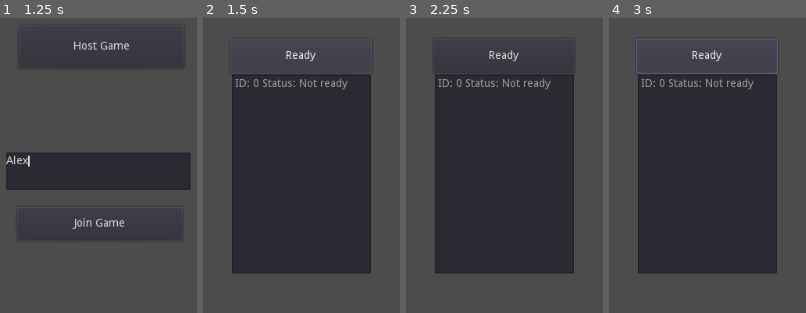
Above: before the commit, frames 1-4 (left to right).
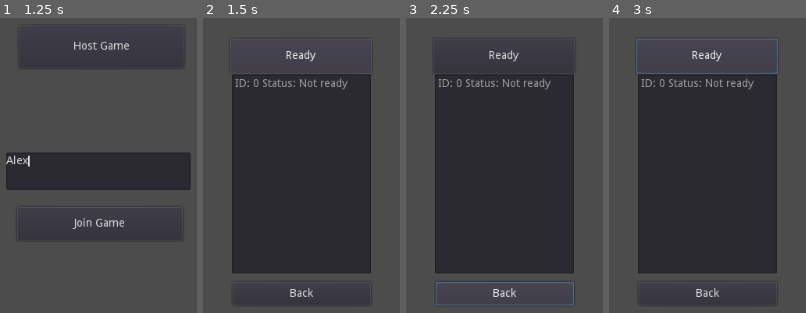
Above: after the commit, the same moments.

Repository: ikergyo/godot-network-abstraction
Game: Godot game, scene res://Scenes/Lobby.tscn
Two runs of this game, one before a commit and one after it. Both use one fixed random seed, a clock stepped at 60 frames per second and the inputs below.
Inputs (mouse positions are in pixels of both pictures, inside the frame that each line leads up to):
- Up to frame 1 (1.25 s): click (98, 171) at 0.52 s; type "Alex" at 0.6 s
- Up to frame 2 (1.5 s): click "Host Game" at 1.25 s
- Up to frame 3 (2.25 s): click (504, 295) at 2 s, where only the run after the commit has a clickable "Back"
- Up to frame 4 (3 s): click "Ready" at 2.75 s

Frame 1 is identical in both runs. In frame 2, 0.4% of the frame differs, in the area x 18-82%, y 91-97%; in frame 3, 0.5%, in the area x 15-86%, y 89-98%; in frame 4, 0.4%.
Error after the commit: Attempt to call function 'close_connection' in base 'null instance' on a null instance. (res://Scripts/Lobby.gd:172)

Commit message:
Playscene loading is working

Diff:
--- a/Scenes/Lobby.tscn
+++ b/Scenes/Lobby.tscn
@@ -72,6 +72,14 @@
 margin_top = 46.0
 margin_right = 180.0
 margin_bottom = 301.0
+
+[node name="BackButton" type="Button" parent="LobbyMenu/InLobbyPanel"]
+margin_left = 3.3241
+margin_top = 312.466
+margin_right = 180.324
+margin_bottom = 342.466
+text = "Back"
 [connection signal="pressed" from="LobbyMenu/LobbyStartPanel/HostButton" to="." method="_on_HostButton_pressed"]
 [connection signal="pressed" from="LobbyMenu/LobbyStartPanel/JoinButton" to="." method="_on_JoinButton_pressed"]
 [connection signal="pressed" from="LobbyMenu/InLobbyPanel/ReadyButton" to="." method="_on_ReadyButton_pressed"]
+[connection signal="pressed" from="LobbyMenu/InLobbyPanel/BackButton" to="." method="_on_BackButton_pressed"]
--- a/Scenes/PlayScene.tscn
+++ b/Scenes/PlayScene.tscn
@@ -1,6 +1,10 @@
-[gd_scene format=2]
+[gd_scene load_steps=2 format=2]
+
+[ext_resource path="res://Scripts/PlayersList.gd" type="Script" id=1]
 
 [node name="Play" type="Node2D"]
+script = ExtResource( 1 )
+playerListPath = NodePath("PlayersContainer/PlayerScoll/PlayersList")
 
 [node name="MenuOne" type="Panel" parent="."]
 margin_left = 63.0
--- a/Scenes/Player.tscn
+++ b/Scenes/Player.tscn
@@ -1,13 +1,18 @@
-[gd_scene format=2]
+[gd_scene load_steps=2 format=2]
+
+[ext_resource path="res://Scripts/PlayerController.gd" type="Script" id=1]
 
 [node name="Player" type="Panel"]
 margin_top = 151.0
 margin_right = 245.0
 margin_bottom = 492.0
 rect_min_size = Vector2( 245, 340 )
+script = ExtResource( 1 )
 __meta__ = {
 "_edit_use_anchors_": false
 }
+playerNamePath = NodePath("PlayerName")
+messagePath = NodePath("Messages")
 
 [node name="PlayerName" type="Label" parent="."]
 margin_right = 244.0
--- a/Scripts/Lobby.gd
+++ b/Scripts/Lobby.gd
@@ -20,12 +20,23 @@
 var player_info = {}
 var my_id
 
+#It is necessary for initialize datas, because if you were in a lobby before, and you disconnect and join or create an other, then you need to initialize datas.
+#If in this case you don't, then there will be some bugs, or anomaly because you can see some old data
+func init():
+	player_info.clear()
+	my_id=null
+
 func _player_connected(id):
 	#We restrict that it will be called only on the server, anything and it will send the datas to the connected nodes.
-	print("My id: " + str(get_tree().get_network_unique_id()))
-	print("_player_connected input ID: " + str(id))
-	# Called on both clients and server when a peer connects. Send my info to it.
-	rpc_id(id, "register_player")
+	if(get_tree().is_network_server()):
+		var new_player_info = { player_id = id, ready = false}
+		player_info[id] = new_player_info
+		refreshReadyList()
+		for p in player_info:
+			rpc_id(id, "register_player", player_info[p])
+
+		print("My id: " + str(get_tree().get_network_unique_id()))
+		print("_player_connected input ID: " + str(id))
 
 func _player_disconnected(id):
 	player_info.erase(id)
@@ -35,48 +46,15 @@
 	pass # Only called on clients, not server. Will go unused; not useful here.
 
 func _server_disconnected():
-	pass # Server kicked us; show error and abort.
+	to_disconnect()
 
 func _connected_fail():
 	pass # Could not even connect to server; abort.
 
-remote func register_player():
+remote func register_player(new_player):
 	# Get the id of the RPC sender.
-	var id = get_tree().get_rpc_sender_id()
-	if (get_tree().is_network_server()):
-		var new_player_info = { player_id = id, ready = false}
-		player_info[id] = new_player_info
-
-	if(!player_info.has(my_id)):
-		var my_player_info = { player_id = my_id, ready = false}
-		player_info[my_id] = my_player_info
-
-	print("RPC sender ID, after connect: " + str(id))
-	print("Local player_info dictionary" + str(player_info))
+	player_info[new_player.player_id] = new_player
 	refreshReadyList()
-
-remote func pre_configure_game():
-	var selfPeerID = get_tree().get_network_unique_id()
-
-	# Load world
-	var world = load("res://Scenes/PlayScene.tscn").instance()
-	get_node("/root").add_child(world)
-
-	# Load my player
-	var my_player = preload("res://Scenes/Player.tscn").instance()
-	my_player.set_name(str(selfPeerID))
-	my_player.set_network_master(selfPeerID) # Will be explained later
-	get_node("/root/world/players").add_child(my_player)
-
-	# Load other players
-	for p in player_info:
-		var player = preload("res://Scenes/Player.tscn").instance()
-		player.set_name(str(p))
-		player.set_network_master(p) # Will be explained later
-		get_node("/root/Play/PlayersContainer").add_child(player)
-
-	# Tell server (remember, server is always ID=1) that this peer is done pre-configuring.
-	rpc_id(1, "done_preconfiguring", selfPeerID)
 
 func addItem(id, status):
 	var readyPlayer = preload("res://Scenes/LobbyPlayer.tscn").instance()
@@ -93,6 +71,11 @@
 			get_node(str(playerList)).remove_child(i)
 			i += 1
 
+remotesync func setPlayerStatus(player_id, readyStatus):
+	player_info[player_id].ready = readyStatus
+	print("My_id" + str(my_id) + "PLAYER INFOS: " + str(player_info))
+	refreshReadyList()
+	checkReady()
 
 func refreshReadyList():
 	get_node(str(playerList)).clear()
@@ -102,8 +85,58 @@
 			status = "Ready"
 		get_node(str(playerList)).add_item("ID: " + str(player_info[p].player_id) + " Status: " + status)
 
+func checkIsEveryoneReady():
+	for p in player_info:
+		if (!player_info[p].ready):
+			return false
+	return true
 
+func checkReady():
+	if(checkIsEveryoneReady()):
+		rpc("pre_configure_game")
 
+remotesync func pre_configure_game():
+	get_tree().set_pause(true)
+
+	# Load world
+	var world = load("res://Scenes/PlayScene.tscn").instance()
+	get_node("/root").call_deferred("add_child", world)
+	get_node(str(lobbyMainPanel)).hide()
+
+	# Load my player
+	var my_player = preload("res://Scenes/Player.tscn").instance()
+	my_player.set_name(str(my_id))
+	if(!get_tree().is_network_server()):
+		my_player.set_network_master(my_id) # Will be explained later
+	world.add_player_to_the_list(my_player)
+
+	# Load other players
+	for p in player_info:
+		if p == my_id:
+			continue
+		var player = preload("res://Scenes/Player.tscn").instance()
+		player.set_name(str(p))
+		player.set_network_master(p)
+		world.add_player_to_the_list(player)
+	# Tell server (remember, server is always ID=1) that this peer is done pre-configuring.
+	rpc_id(1, "done_preconfiguring", my_id)
+
+var players_done = []
+
+remote func done_preconfiguring(who):
+	# Here are some checks you can do, for example
+	assert(get_tree().is_network_server())
+	assert(who in player_info) # Exists
+	assert(not who in players_done) # Was not added yet
+
+	players_done.append(who)
+
+	if players_done.size() == player_info.size():
+		rpc("post_configure_game")
+
+remotesync func post_configure_game():
+	get_tree().set_pause(false)
+	# Game starts now!
 
 func _on_JoinButton_pressed():
 	var peer = NetworkedMultiplayerENet.new()
@@ -123,20 +156,27 @@
 	get_tree().set_network_peer(peer)
 	get_node(str(lobbyStartPanel)).hide()
 	get_node(str(readyPanel)).show()
-
 	my_id = get_tree().get_network_unique_id()
-
 	player_info[my_id] = { player_id = my_id, ready = false }
 
 	refreshReadyList()
 
-
-remote func setPlayerStatus(player_id, readyStatus):
-	player_info[player_id].ready = readyStatus
-	print("My_id" + str(my_id) + "PLAYER INFOS: " + str(player_info))
-
+func _on_ReadyButton_pressed():
+	#player_info[my_id].ready = true
+	rpc("setPlayerStatus", my_id, true)
 	refreshReadyList()
 
-func _on_ReadyButton_pressed():
-	player_info[my_id].ready = true
-	rpc("setPlayerStatus", my_id, true)
+func to_disconnect():
+	#It will disconnect. If this is the server, the paramter is relvant because it means, it will be closed after that time (it is in usec)
+	#In this case, almost immediately
+	get_tree().get_network_peer().close_connection(1)
+	#Maybe it is not necessary, but not problem to set null, because maybe there will be an offline mode, and it is disable the online things.
+	get_tree().set_network_peer(null)
+	get_node(str(lobbyStartPanel)).show()
+	get_node(str(readyPanel)).hide()
+	init()
+
+	#You can kick player with: disconnect_peer method.
+
+func _on_BackButton_pressed():
+	to_disconnect()
--- /dev/null
+++ b/Scripts/PlayerController.gd
@@ -0,0 +1,15 @@
+extends Panel
+
+export(NodePath) var playerNamePath
+export(NodePath) var messagePath
+
+# Called when the node enters the scene tree for the first time.
+func _ready():
+	pass # Replace with function body.
+
+func set_name(name):
+	get_node(str(playerNamePath)).set_text(name)
+
+func addMessage(newMessage):
+	var messages = get_node(str(messagePath)).get_text()
+	get_node(str(messagePath)).set_text(messages + newMessage)
--- /dev/null
+++ b/Scripts/PlayersList.gd
@@ -0,0 +1,10 @@
+extends Node2D
+
+export(NodePath) var playerListPath
+
+# Called when the node enters the scene tree for the first time.
+func _ready():
+	pass # Replace with function body.
+
+func add_player_to_the_list(playerInstance):
+	get_node(str(playerListPath)).call_deferred("add_child", playerInstance)
Not shown, changed: Exports/NetworkTest.pck
